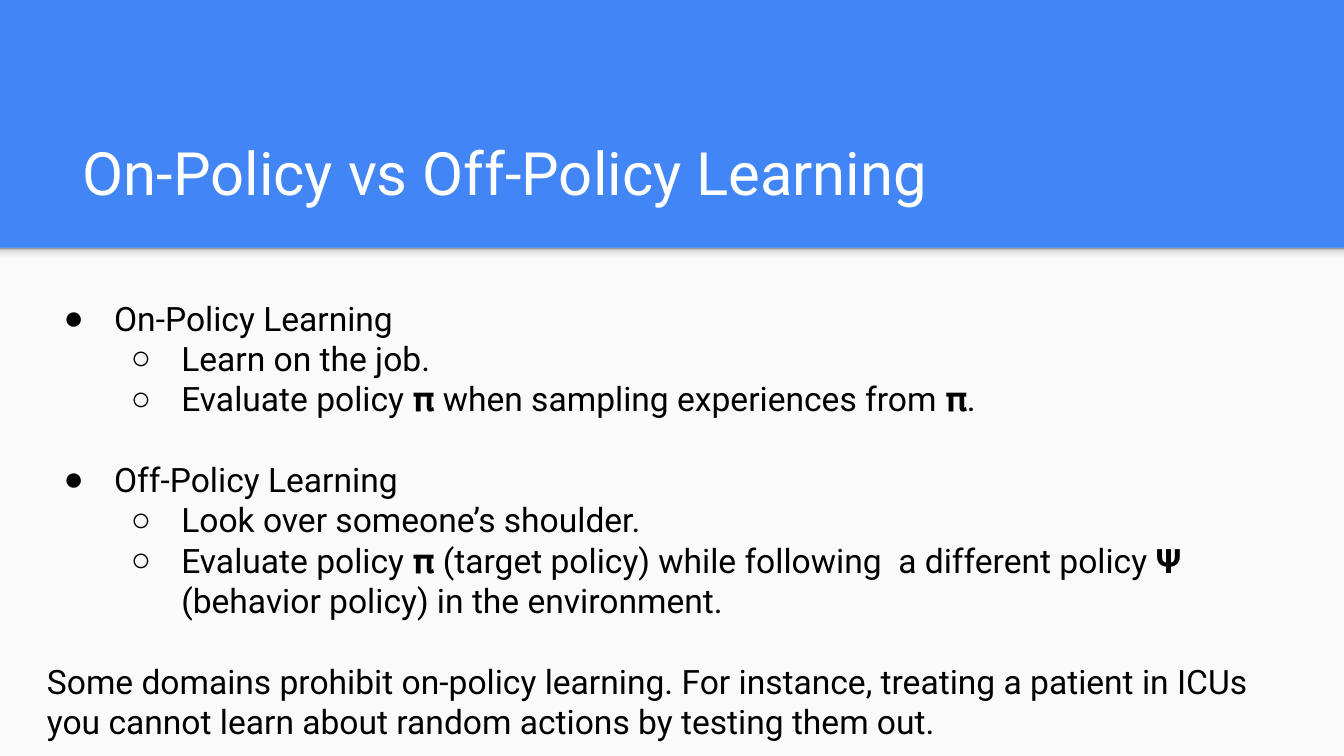
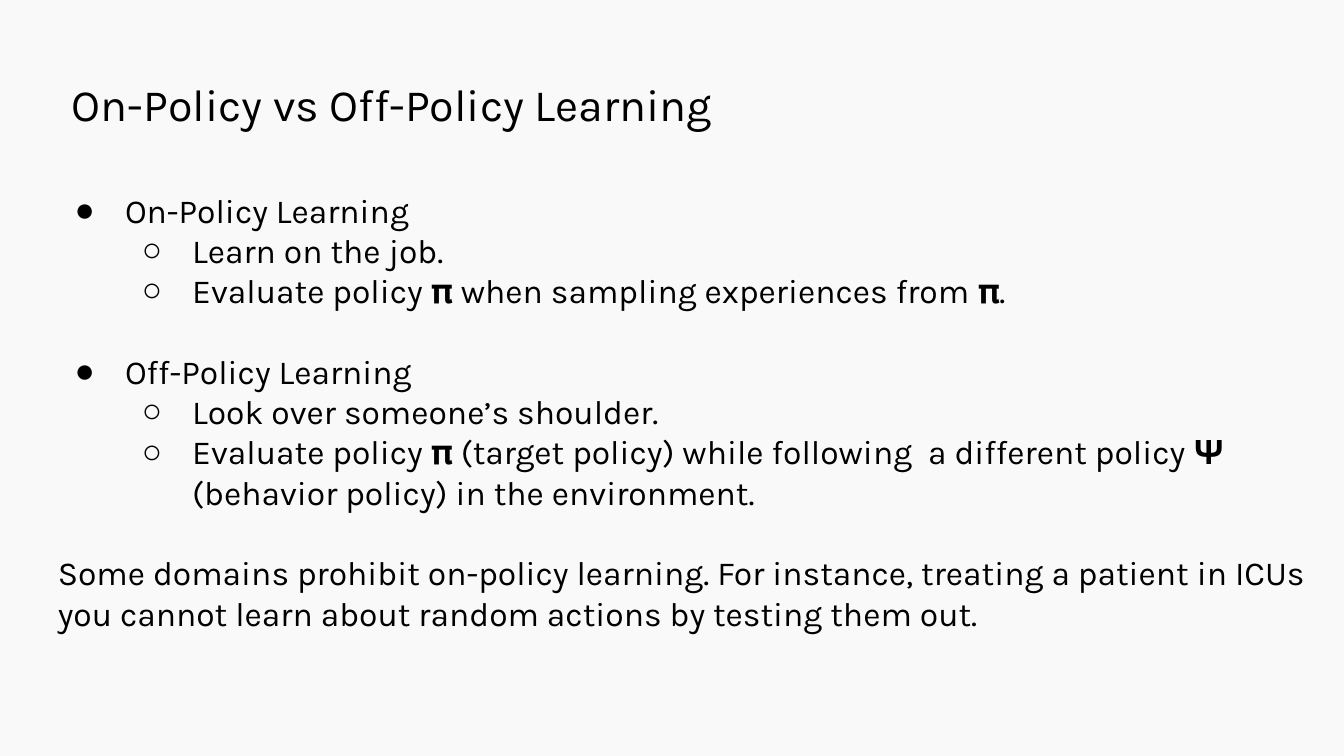
Before and after one commit to Harvard-IACS/2019-CS109B, a slide deck: slide 52 of content/lectures/lecture14/presentation/cs109b_lecture14_RL.pptx (slide 22 before the commit). Drawn at 1344x756 pixels with LibreOffice and Linux fonts; fonts in the diff are those of the drawing. Boxes give left, top, right and bottom in pixels: in the first picture for what was removed or moved away, otherwise in the second. Text is boxed around its words. In the diff, an @@ line names an element or a change of style, - is before the commit and + after.

```diff
--- a/content/lectures/lecture14/presentation/cs109b_lecture14_RL.pptx
+++ b/content/lectures/lecture14/presentation/cs109b_lecture14_RL.pptx
@@ background #4285F4 to #F9F9F9 @@
@@ title "On-Policy vs Off-Policy Learning": place and size @@
-title "On-Policy vs Off-Policy Learning" at [83,149,926,208]
+title "On-Policy vs Off-Policy Learning" at [72,90,712,132]
@@ title "On-Policy vs Off-Policy Learning" at [72,90,712,132]: size 32 to 24 pt, font Roboto to Karla, text colour #FFFFFF to #000000 @@
@@ text "On-Policy Learning": place and size @@
-text "On-Policy Learning" at [47,305,1247,741]
+text "On-Policy Learning" at [58,200,1305,635]
@@ text "On-Policy Learning" at [58,200,1305,635]: font Roboto to Karla @@
@@ rectangle removed at [0,247,1344,755] @@
@@ rectangle removed at [0,247,1344,263] @@
```
Also in this commit, not shown: 16 other slides changed, 41 slides added, 11 slides removed, 1 other file.
